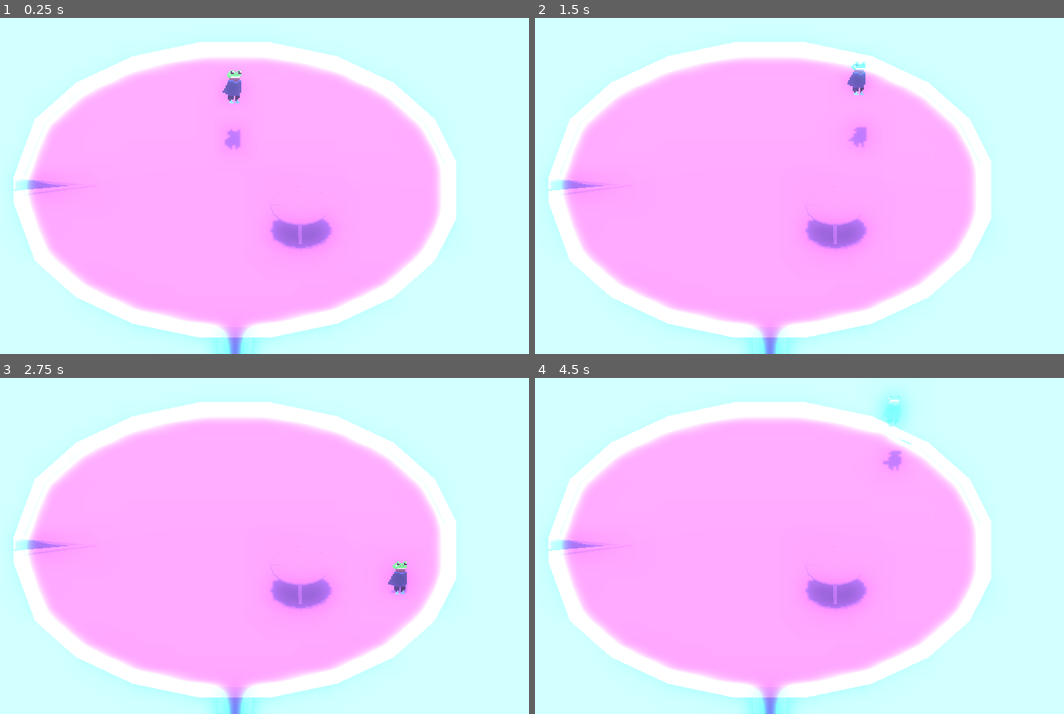
Above: before the commit, frames 1-4 (two rows, left to right).
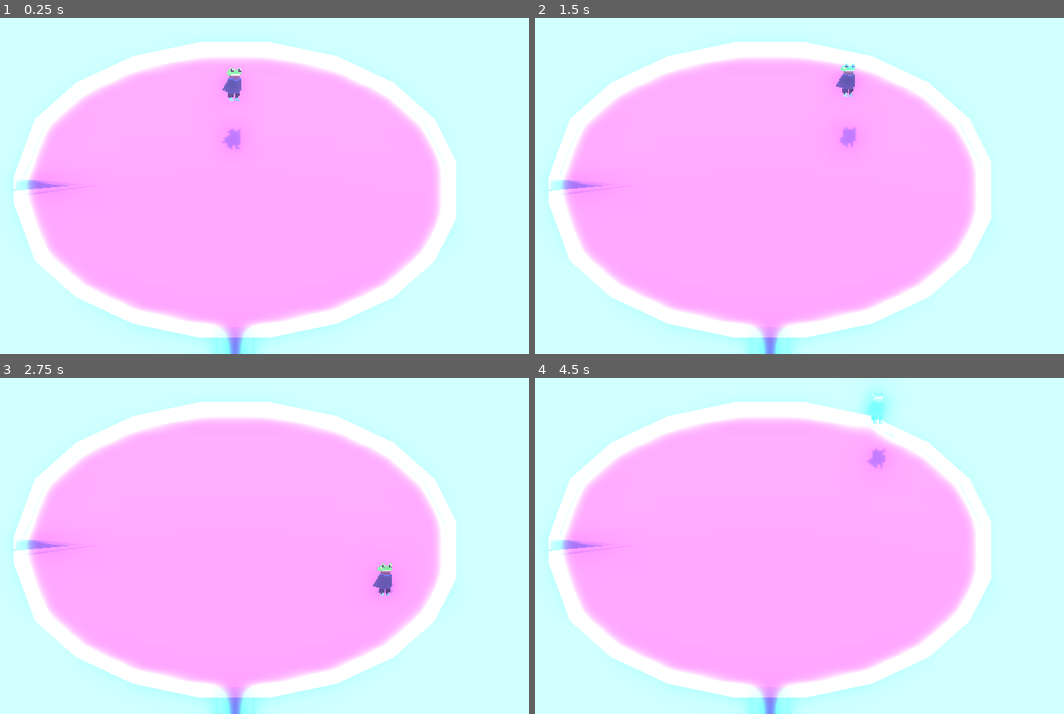
Above: after the commit, the same moments.

Repository: Brainthread/FrogGame
Game: Godot game, scene res://test.tscn
The game is run twice, just before and just after one commit, with the same random seed, the same clock (stepped at 60 frames per second) and the same inputs.
Inputs:
- Up to frame 1 (0.25 s): no input
- Up to frame 2 (1.5 s): hold D (right) 0.53-1.28 s; tap Space (jump) at 0.77 s; hold S (down) from 1.28 s (still down)
- Up to frame 3 (2.75 s): tap Space (jump) at 1.52 s; release S (down) at 2.03 s; hold D (right) from 2.03 s (still down)
- Up to frame 4 (4.5 s): release D (right) at 2.78 s; hold Up (up) 2.78-3.53 s; tap Space (jump) at 3.02, 3.77 s; hold A (left) from 3.53 s (still down)

The runs differ from the first frame. In frame 1, 1.0% of the frame differs, in the area x 42-63%, y 14-70%; in frame 2, 1.4%; in frame 3, 1.3%; in frame 4, 1.7%, in the area x 50-72%, y 4-70%.

Commit message:
Add attack state

Diff:
--- a/project.godot
+++ b/project.godot
@@ -12,7 +12,7 @@
 
 config/name="FrogGame"
 run/main_scene="uid://cp56kp11t4ngg"
-config/features=PackedStringArray("4.4", "GL Compatibility")
+config/features=PackedStringArray("4.5", "GL Compatibility")
 config/icon="res://icon.svg"
 
 [input]
--- a/scripts/statemachines/player/FrogStateMachine.gd
+++ b/scripts/statemachines/player/FrogStateMachine.gd
@@ -6,6 +6,10 @@
 @export var movement_speed:float = 10
 @export var g_on_rise:float = -9.82
 @export var g_on_fall:float = -19.64
+
+var g_attack_counter = 0;
+var g_attack_timer = 0;
+@export var attack_combo_reset_time:float = 0.5;
 
 func _ready():
 	states.resize(get_child_count())
--- /dev/null
+++ b/scripts/statemachines/player/states/PlayerGroundAttackState.gd
@@ -0,0 +1,21 @@
+extends State
+class_name PlayerGroundAttackState
+
+@export var attack_substates = null
+
+func _initialize_state(state_machine_node:FiniteStateMachine, root_node:Node):
+	state_machine = state_machine_node
+	root = root_node
+
+func _enter_state():
+	pass
+
+func _exit_state():
+	pass
+
+func _state_update(_delta: float):
+	root.move_and_slide()
+
+
+func _state_physics_update(_delta: float):
+	pass
--- a/scripts/statemachines/player/states/PlayerGroundState.gd
+++ b/scripts/statemachines/player/states/PlayerGroundState.gd
@@ -9,6 +9,7 @@
 var jump_timer = 0;
 @export var jump_state:PlayerJumpState
 @export var airborne_state:PlayerAirborneState
+@export var ground_attack_state:PlayerGroundAttackState
 
 func _initialize_state(state_machine_node:FiniteStateMachine, root_node:Node):
 	state_machine = state_machine_node
@@ -38,7 +39,8 @@
 		jump_timer += _delta
 	if Input.is_action_just_released("jump"):
 		state_machine._change_state(jump_state)
-
+	if Input.is_action_just_pressed("attack"):
+		state_machine._change_state(ground_attack_state)
 	if not state_machine._is_grounded():
 		state_machine._change_state(airborne_state)
 
--- a/test.tscn
+++ b/test.tscn
@@ -1,15 +1,16 @@
-[gd_scene load_steps=13 format=3 uid="uid://cp56kp11t4ngg"]
+[gd_scene load_steps=14 format=3 uid="uid://cp56kp11t4ngg"]
 
 [ext_resource type="Script" uid="uid://nspaq3db88q3" path="res://scripts/statemachines/player/FrogStateMachine.gd" id="1_ppyta"]
 [ext_resource type="Texture2D" uid="uid://chxbdgiwpr16x" path="res://sprite/Pondtus.png" id="1_ykrsh"]
 [ext_resource type="Script" uid="uid://begne7xovp0ms" path="res://scripts/statemachines/player/states/PlayerGroundState.gd" id="2_6uqi0"]
 [ext_resource type="Script" uid="uid://bbfpwggwbsg57" path="res://scripts/statemachines/player/states/PlayerJumpState.gd" id="3_6uqi0"]
 [ext_resource type="Script" uid="uid://b2ifomelrlmfr" path="res://scripts/statemachines/player/states/PlayerAirborneState.gd" id="4_ppyta"]
+[ext_resource type="Script" uid="uid://b27hyhwdgjwjk" path="res://scripts/statemachines/player/states/PlayerGroundAttackState.gd" id="4_vbegm"]
 [ext_resource type="PackedScene" uid="uid://bg1owrrruuh0w" path="res://scenes/lily_pad.tscn" id="6_g14j6"]
 
 [sub_resource type="CapsuleShape3D" id="CapsuleShape3D_ppyta"]
-radius = 0.344615
-height = 1.42235
+radius = 0.40527344
+height = 1.3397183
 
 [sub_resource type="StandardMaterial3D" id="StandardMaterial3D_mf4mk"]
 albedo_color = Color(0, 0.509671, 0.324473, 1)
@@ -49,6 +50,7 @@
 collision_mask = 3
 
 [node name="CollisionShape3D" type="CollisionShape3D" parent="Character"]
+transform = Transform3D(1, 0, 0, 0, 1, 0, 0, 0, 1, 0, 0.03362894, 0)
 shape = SubResource("CapsuleShape3D_ppyta")
 
 [node name="MeshInstance3D" type="MeshInstance3D" parent="Character"]
@@ -65,6 +67,7 @@
 [node name="StateMachine" type="Node3D" parent="Character" node_paths=PackedStringArray("ground_collider", "current_state", "root")]
 script = ExtResource("1_ppyta")
 ground_collider = NodePath("../GroundPolling")
+g_on_fall = -16.0
 current_state = NodePath("Grounded")
 root = NodePath("..")
 
@@ -73,6 +76,9 @@
 g = -19.64
 jump_state = NodePath("../Jump")
 airborne_state = NodePath("../Airborne")
+
+[node name="GroundAttack" type="Node3D" parent="Character/StateMachine"]
+script = ExtResource("4_vbegm")
 
 [node name="Jump" type="Node3D" parent="Character/StateMachine" node_paths=PackedStringArray("airborne_state", "grounded_state")]
 script = ExtResource("3_6uqi0")
@@ -124,6 +130,3 @@
 
 [node name="WorldEnvironment" type="WorldEnvironment" parent="."]
 environment = SubResource("Environment_g14j6")
-
-[node name="lily_pad" parent="." instance=ExtResource("6_g14j6")]
-transform = Transform3D(1, 0, 0, 0, 1, 0, 0, 0, 1, 3.0943, 0.506607, -2.28664)
Not shown, changed: icon.svg.import
Not shown, changed: models/lily_pad.blend.import
Not shown, changed: models/lily_pad.fbx.import
Not shown, changed: models/untitled.blend.import
Not shown, added: scripts/statemachines/player/states/PlayerGroundAttackState.gd.uid
Not shown, changed: sprite/Pondtus.png.import
